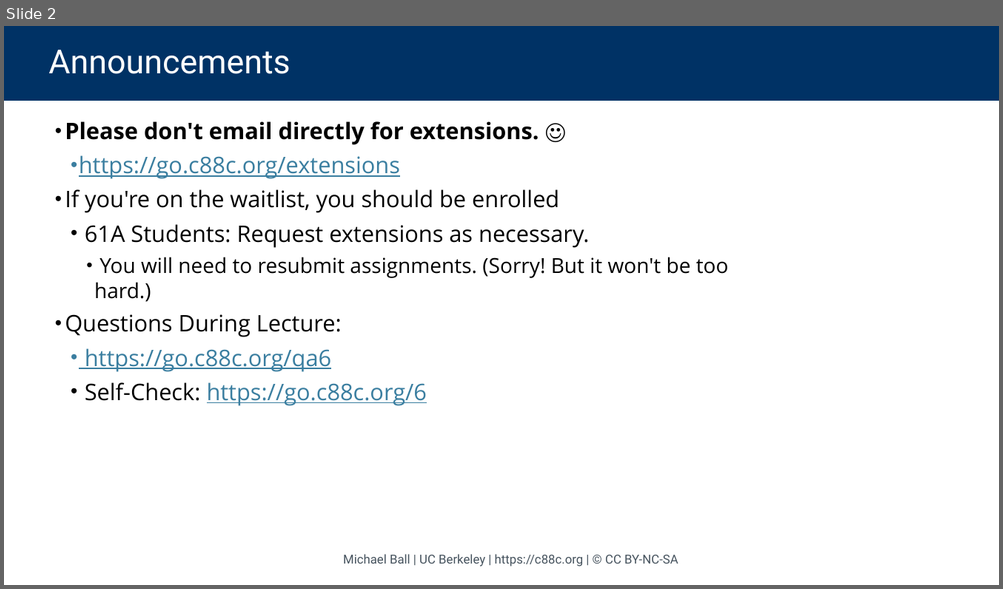
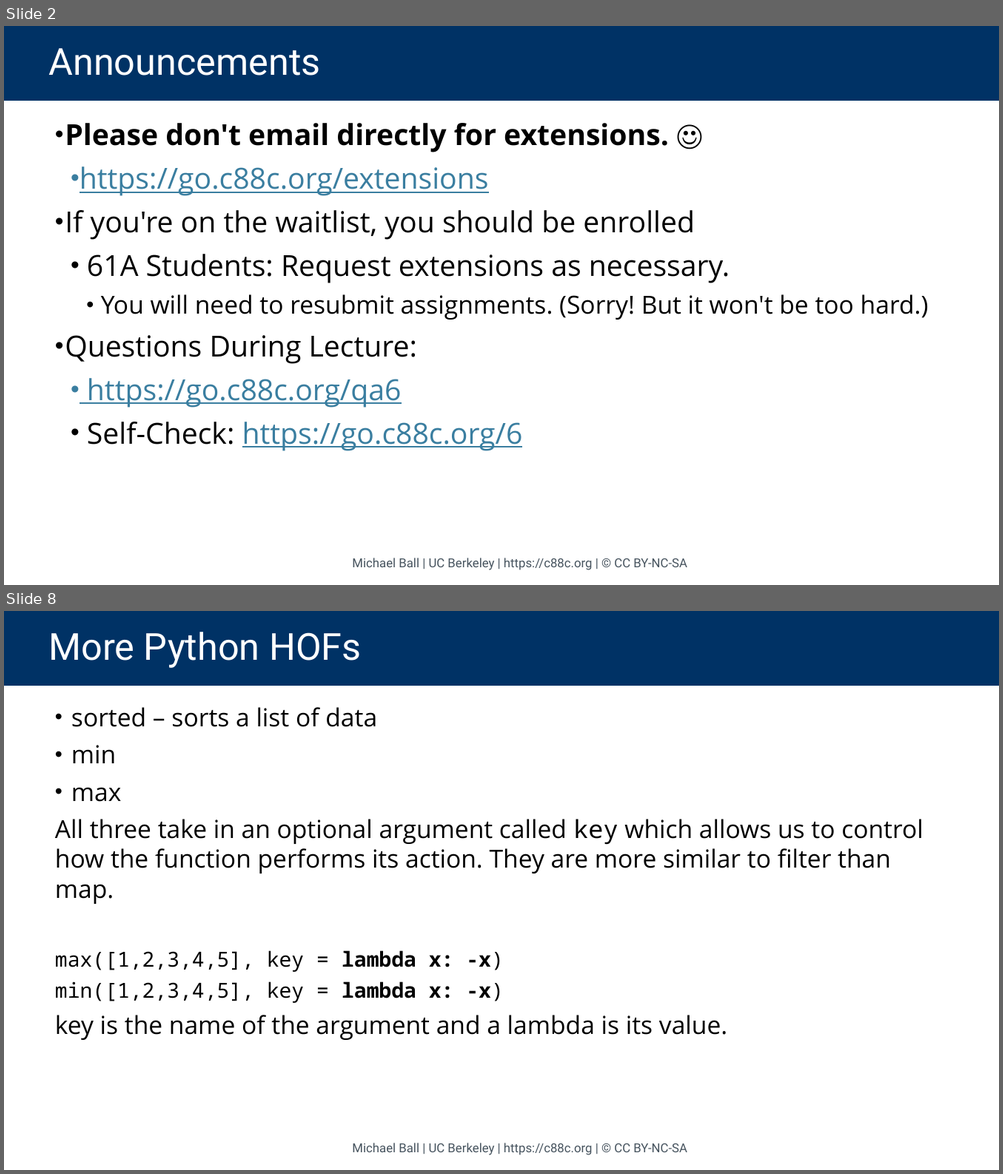
Before and after one commit to cs88-website/sp24, a slide deck: assets/slides/sp24/06-Lists_HOFs.pptx. Shown one above the other, each under a label of ours: slide 2 before the commit, slides 2 and 8 after it; the slides between them are not shown. The pictures are 1003x589 and 1003x1174 pixels, drawn with LibreOffice and Linux fonts; fonts in the diff are those of the drawing. Boxes give left, top, right and bottom in pixels: in the first picture for what was removed or moved away, otherwise in the second. Text is boxed around its words. In the diff, an @@ line names an element or a change of style, - is before the commit and + after.

```diff
--- a/assets/slides/sp24/06-Lists_HOFs.pptx
+++ b/assets/slides/sp24/06-Lists_HOFs.pptx
@@ slide 8 added at (4, 611, 999, 1170), background #FFFFFF @@
@@ title added at (4, 611, 999, 686), fill #003265, 36 pt, text #FFFFFF @@
+More Python HOFs
@@ text added at (55, 707, 923, 1040), 24 pt, text #000000 @@
+• sorted – sorts a list of data
+• min
+• max
+All three take in an optional argument called key which allows us to control how the function performs its action. They are more similar to filter than map.
+max([1,2,3,4,5], key = lambda x: -x)
+min([1,2,3,4,5], key = lambda x: -x)
+key is the name of the argument and a lambda is its value.
@@ text added at (352, 1143, 687, 1156), 12 pt, text #46535E @@
+Michael Ball | UC Berkeley | https://c88c.org | © CC BY-NC-SA
@@ slide 2 changed as well @@
@@ title "Announcements" at (4, 26, 999, 101): size 32 to 36 pt @@
@@ text "Please don't email directly for ..." at (65, 123, 928, 452): size 22 to 28 pt in "Please don't email directly for extensions. ☺", "https://go.c88c.org/extensions", "If you're on the waitlist, you should ...", "61A Students: Request extensions as necessary." and 3 more places; size 20 to 24 pt in "You will need to resubmit assignments. (Sorry! ..."; more space between paragraphs @@
@@ text "Michael Ball | UC Berkeley ...": place and size @@
-text "Michael Ball | UC Berkeley ..." at (343, 554, 678, 567)
+text "Michael Ball | UC Berkeley ..." at (352, 558, 687, 571)
```
Also in this commit, not shown: 32 other slides changed, 11 other slides added, 1 slide removed, 5 other files.
